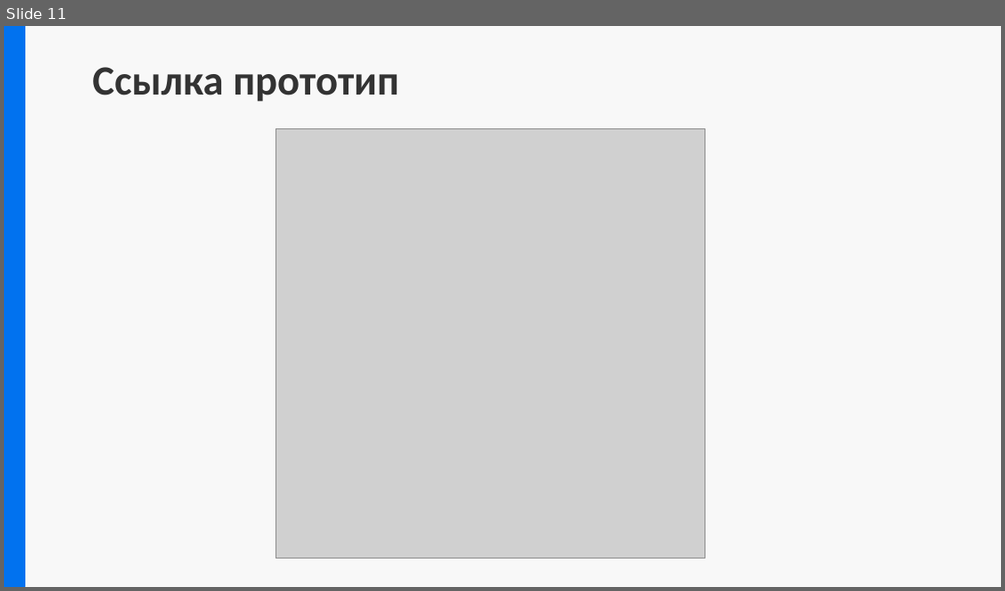
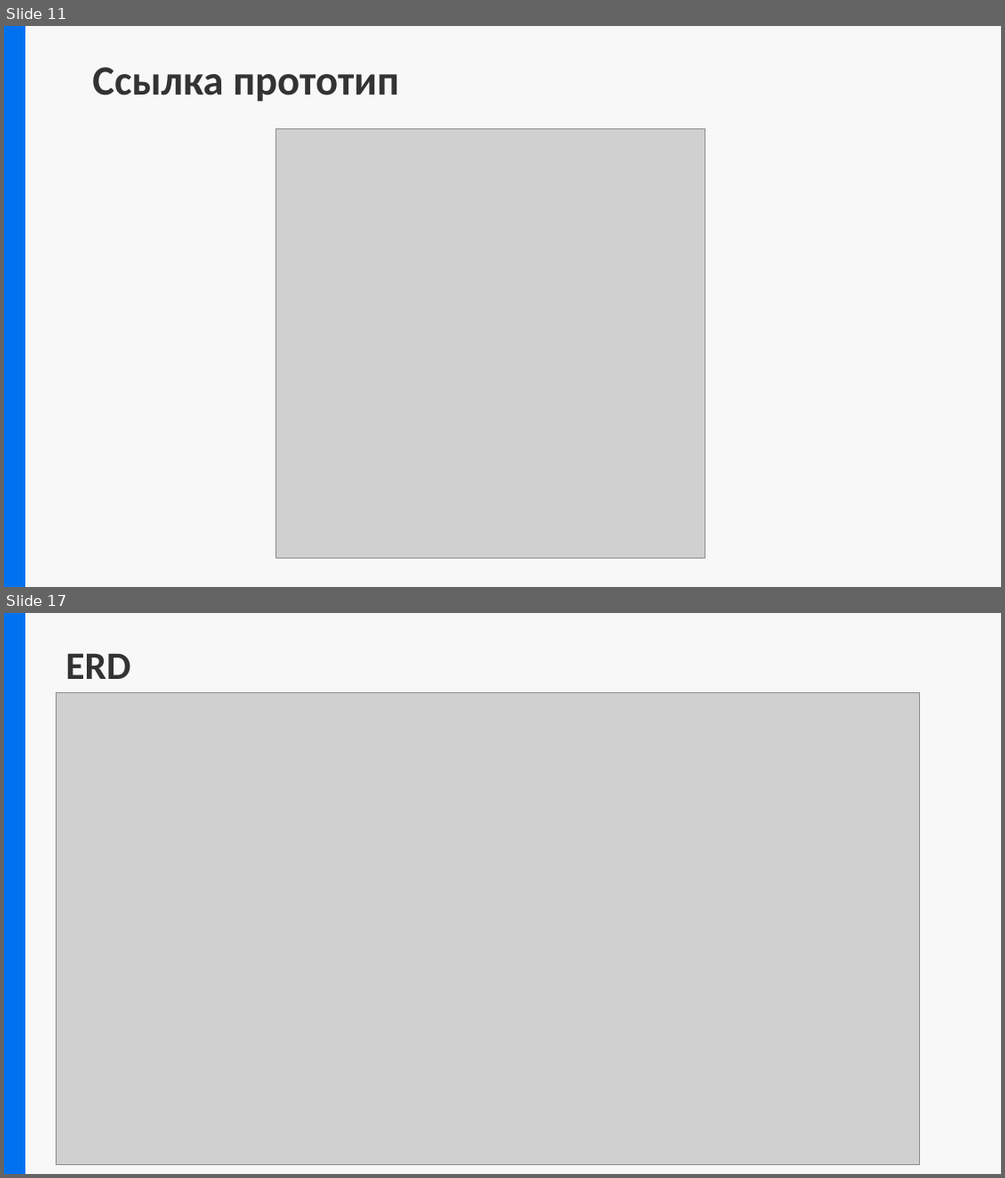
Before and after one commit to Comper123/MyCollege, a slide deck: docs/Предзащита.pptx. Shown one above the other, each under a label of ours: slide 11 before the commit, slides 11 and 17 after it; the slides between them are not shown. The pictures are 1005x591 and 1005x1178 pixels, drawn with LibreOffice and Linux fonts; fonts in the diff are those of the drawing; grey boxes stand for pictures. Boxes give left, top, right and bottom in pixels: in the first picture for what was removed or moved away, otherwise in the second. Text is boxed around its words. In the diff, an @@ line names an element or a change of style, - is before the commit and + after.

```diff
--- a/docs/Предзащита.pptx
+++ b/docs/Предзащита.pptx
@@ slide 17 added at <box>4,613,1001,1174</box>, background #F8F8F8; not listed: 4 template elements that a slide beside it also shows @@
@@ rectangle added at <box>4,613,24,1173</box>, fill #0172EF, outline #0172EF 2 pt @@
@@ title added at <box>65,653,130,679</box>, 28 pt, text #333333, bold @@
+ERD
@@ picture added at <box>56,693,920,1165</box> @@
@@ rectangle added at <box>651,916,1001,1174</box>, fill #F8F8F8, outline #F8F8F8 2 pt @@
```
Also in this commit, not shown: 1 slide changed, 5 other slides added, 3 slides removed, 13 other files.
